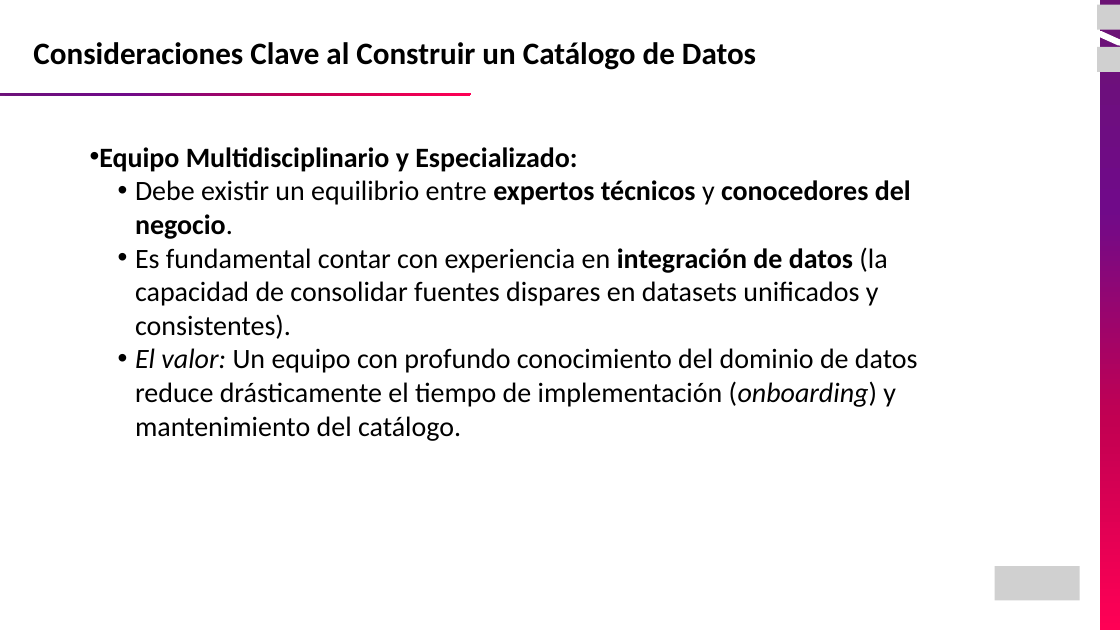
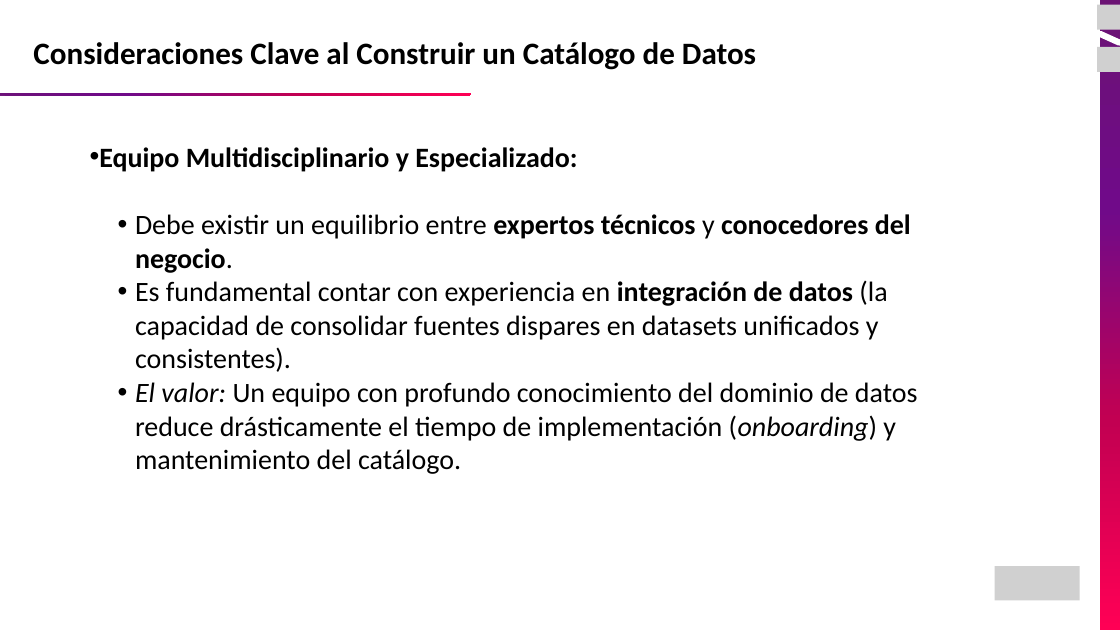
Before and after one commit to JEstebanMejiaV/curso-ingenieria-de-datos, a slide deck: slide 19 of modulo-06_Gobierno y Calidad de Datos/01_Introduccion Gobierno de Datos.pptx (slide 22 before the commit). Drawn at 1120x630 pixels with LibreOffice and Linux fonts; fonts in the diff are those of the drawing; grey boxes stand for pictures. Boxes give left, top, right and bottom in pixels: in the first picture for what was removed or moved away, otherwise in the second. Text is boxed around its words. In the diff, an @@ line names an element or a change of style, - is before the commit and + after.

```diff
--- a/modulo-06_Gobierno y Calidad de Datos/01_Introduccion Gobierno de Datos.pptx
+++ b/modulo-06_Gobierno y Calidad de Datos/01_Introduccion Gobierno de Datos.pptx
@@ text "Equipo Multidisciplinario y Especializado:" rewrapped from (99,147,918,441) to (99,147,918,474) @@
```
Also in this commit, not shown: 16 other slides changed, 2 slides added, 5 slides removed, 3 other files.
